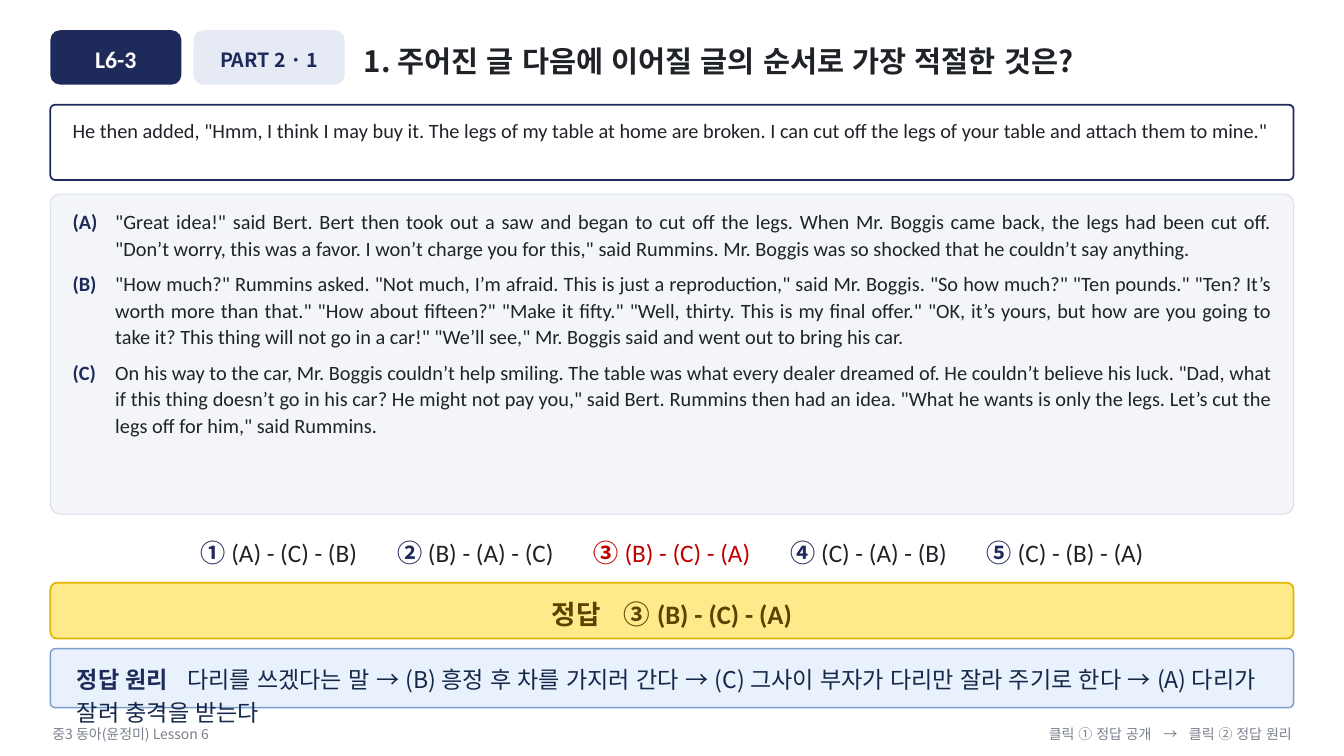
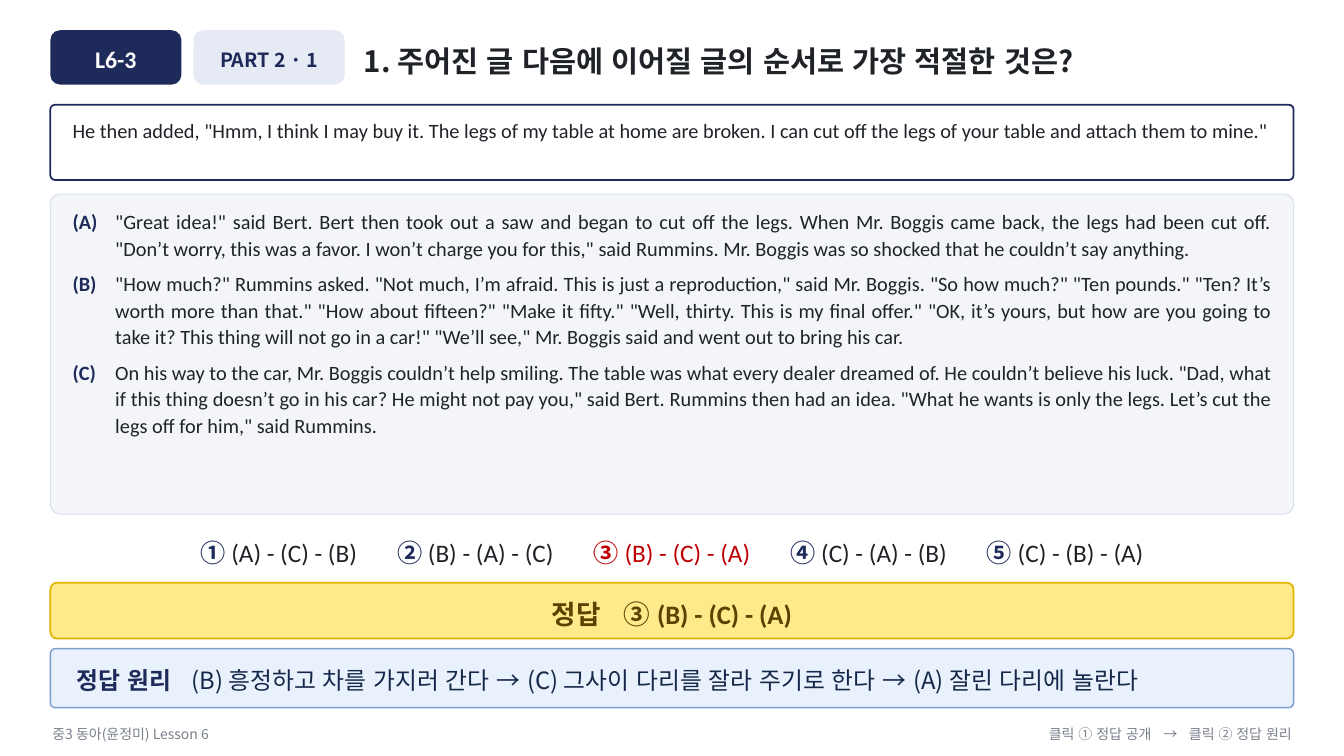
Before and after one commit to dtpman/dtpman, a slide deck: slide 32 of output/중3동아윤_5-8과/내신워크북/Lesson6/중3 동아(윤정미) Lesson6 L6-1~3 문제풀이 클릭형 (2026-10-02).pptx. Drawn at 1344x756 pixels with LibreOffice and Linux fonts; fonts in the diff are those of the drawing. Boxes give left, top, right and bottom in pixels: in the first picture for what was removed or moved away, otherwise in the second. Text is boxed around its words. In the diff, an @@ line names an element or a change of style, - is before the commit and + after.

```diff
--- a/output/중3동아윤_5-8과/내신워크북/Lesson6/중3 동아(윤정미) Lesson6 L6-1~3 문제풀이 클릭형 (2026-10-02).pptx
+++ b/output/중3동아윤_5-8과/내신워크북/Lesson6/중3 동아(윤정미) Lesson6 L6-1~3 문제풀이 클릭형 (2026-10-02).pptx
@@ text in rounded rectangle at [77, 669, 1138, 694]: text changed; size 16.5 to 17 pt @@
-정답 원리 다리를 쓰겠다는 말 → (B) 흥정 후 차를 가지러 간다 → (C) 그사이 부자가 다리만 잘라 주기로 한다 → (A) 다리가 잘려 충격을 받는다
+정답 원리 (B) 흥정하고 차를 가지러 간다 → (C) 그사이 다리를 잘라 주기로 한다 → (A) 잘린 다리에 놀란다
```
Also in this commit, not shown: 2 other slides changed, 1 other file.
